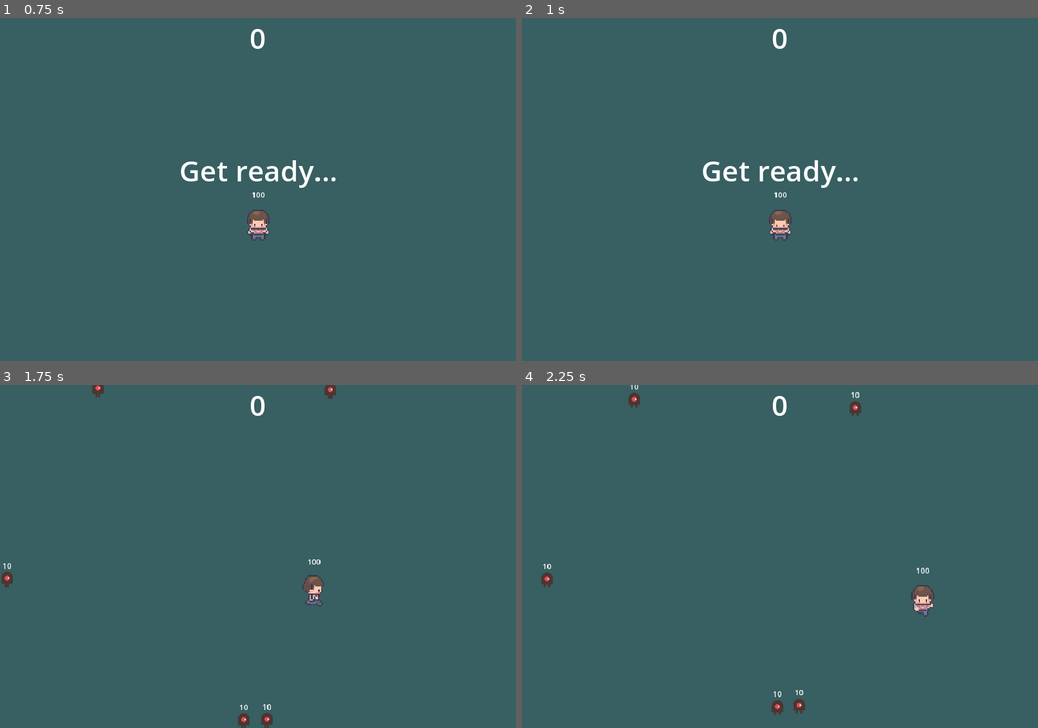
Above: before the commit, frames 1-4 (two rows, left to right).
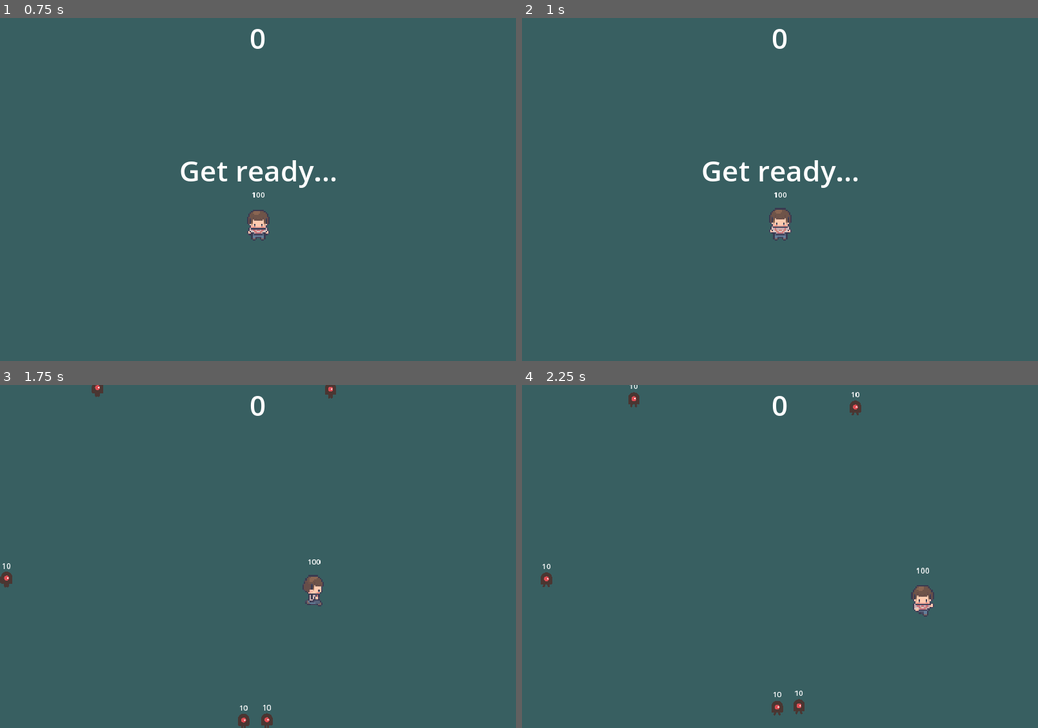
Above: after the commit, the same moments.

Repository: LimZiJia/SurviveTheSemester
Game: Godot game, scene res://gui/start_screen.tscn
Same seed, same stepped clock (60 frames per second), same inputs: the game is played once before the commit and once after it.
Inputs (mouse positions are in pixels of both pictures, inside the frame that each line leads up to):
- Up to frame 1 (0.75 s): click "Start" at 0.5 s
- Up to frame 2 (1 s): no input
- Up to frame 3 (1.75 s): tap Enter (start_game) at 1.25, 1.55 s; move the mouse to (371, 539) at 1.27 s; hold D (move_right) from 1.28 s (still down); tap Space (attack) at 1.35 s
- Up to frame 4 (2.25 s): move the mouse to (676, 573) at 2.02 s; release D (move_right) at 2.03 s; hold S (move_down) from 2.03 s (still down); tap Enter (start_game) at 2.1 s

Frame 1 is identical in both runs. In frame 2, 0.1% of the frame differs, in the area x 47-53%, y 55-64%; in frame 3, 0.1%; in frame 4, 0.1%.

Commit message:
Added global scripts
1) Added global scripts for Events, SceneChanger and GameManager.
2) Refactored code for all changes in scenes (e.g. new game) using new global scripts

Diff:
--- a/characters/player/player.gd
+++ b/characters/player/player.gd
@@ -20,7 +20,7 @@
 	health.dead.connect(_on_dead)
 	health.damaged.connect(_on_damaged)
 
-func _physics_process(delta) -> void:
+func _physics_process(_delta: float) -> void:
 	# Movement
 	var dir = Vector2.ZERO
 	dir.x = int(Input.is_action_pressed("move_right")) - \
@@ -65,22 +65,10 @@
 		$Melee.attack(facing)
 
 
-func start(new_position: Vector2) -> void:
-	position = new_position
-	velocity = Vector2.ZERO
-	animation_tree.set("parameters/Idle/blend_position", Vector2.DOWN)
-	animation_tree.set("parameters/Move/blend_position", Vector2.DOWN)
-	animation_tree.set("parameters/Hurt/blend_position", Vector2.DOWN)
-	facing = SOUTH
-	$HealthLabel.initialize_health()
-	show()
-	$HurtboxArea/CollisionShape2D.disabled = false
-
-
 func _on_dead():
 	hide()
 	$HurtboxArea/CollisionShape2D.set_deferred("disabled", true)
-	emit_signal("dead")
+	dead.emit()
 
 func _on_damaged():
 	is_damaged = true
--- /dev/null
+++ b/common/events.gd
@@ -0,0 +1,4 @@
+extends Node
+
+signal game_started
+signal game_restarted
--- /dev/null
+++ b/common/game_manager.gd
@@ -0,0 +1,14 @@
+extends Node
+
+func _ready() -> void:
+	Events.game_started.connect(_on_game_start)
+	Events.game_restarted.connect(_on_game_restart)
+
+func _on_game_start() -> void:
+	SceneChanger.change_scene("res://world/world.tscn")
+
+func _on_game_restart() -> void:
+	if get_tree().current_scene.name == "World":
+		SceneChanger.reload_scene()
+	else:
+		SceneChanger.change_scene("res://world/world.tscn")
--- /dev/null
+++ b/common/scene_changer.gd
@@ -0,0 +1,16 @@
+extends Node
+
+
+func reload_scene_with_delay(delay: float = 0) -> void:
+	await(get_tree().create_timer(delay).timeout)
+	get_tree().reload_current_scene()
+
+
+func reload_scene() -> void:
+	reload_scene_with_delay(0.0)
+
+
+func change_scene(scene: String, delay: float = 0) -> void:
+	await(get_tree().create_timer(delay).timeout)
+	if get_tree().change_scene_to_file(scene) != OK:
+		printerr("Failed to change to scene %s" % scene)
--- a/components/health_label.gd
+++ b/components/health_label.gd
@@ -12,23 +12,21 @@
 	horizontal_alignment = HORIZONTAL_ALIGNMENT_CENTER
 	vertical_alignment = VERTICAL_ALIGNMENT_CENTER
 
-func take_damage(dmg: float) -> void:
-	health -= dmg
-	health = clampf(health, 0, max_health)
+
+func _ready() -> void:
+	health = max_health
 	update_label()
-	if health == 0:
-		emit_signal("dead")
-	else:
-		emit_signal("damaged")
 
 
 func update_label() -> void:
 	text = str(int(round(health)))
 
 
-func initialize_health() -> void:
-	health = max_health
+func take_damage(dmg: float) -> void:
+	health -= dmg
+	health = clampf(health, 0, max_health)
 	update_label()
-
-func _ready() -> void:
-	initialize_health()
+	if health == 0:
+		dead.emit()
+	else:
+		damaged.emit()
--- a/gui/hud.gd
+++ b/gui/hud.gd
@@ -12,6 +12,7 @@
 func _ready() -> void:
 	play_button.pressed.connect(play_again)
 	main_menu_button.pressed.connect(go_to_main)
+	message_timer.timeout.connect(_on_message_timer_timeout)
 
 func update_score(score: int) -> void:
 	score_label.text = str(score)
@@ -25,6 +26,9 @@
 func hide_message() -> void:
 	message_label.hide()
 
+
+func hide_buttons() -> void:
+	buttons.hide()
 
 func show_message_with_time(text: String, time: float) -> void:
 	show_message(text)
@@ -40,12 +44,12 @@
 
 
 func play_again() -> void:
-	buttons.hide()
-	emit_signal("start_game")
+	Events.game_restarted.emit()
 
 
 func go_to_main() -> void:
-	get_tree().change_scene_to_file("res://gui/start_screen.tscn")
+	SceneChanger.change_scene("res://gui/start_screen.tscn")
+
 
 func _on_message_timer_timeout():
 	message_label.hide()
--- a/gui/hud.tscn
+++ b/gui/hud.tscn
@@ -42,7 +42,6 @@
 autowrap_mode = 2
 
 [node name="Buttons" type="HSplitContainer" parent="."]
-visible = false
 anchors_preset = 8
 anchor_left = 0.5
 anchor_top = 0.5
@@ -69,5 +68,3 @@
 
 [node name="MessageTimer" type="Timer" parent="."]
 one_shot = true
-
-[connection signal="timeout" from="MessageTimer" to="." method="_on_message_timer_timeout"]
--- a/gui/pause_menu.gd
+++ b/gui/pause_menu.gd
@@ -25,8 +25,9 @@
 
 func restart() -> void:
 	self.visible = false
+	Events.game_restarted.emit()
 	get_tree().paused = false
-	owner.restart_game()
+
 
 
 func return_to_main() -> void:
--- a/gui/start_screen.gd
+++ b/gui/start_screen.gd
@@ -1,6 +1,4 @@
 extends Control
-
-@export var game_scene: PackedScene
 
 @onready var start_button := \
 	$CenterContainer/MarginContainer/VBoxContainer/StartButton
@@ -13,4 +11,4 @@
 
 
 func start() -> void:
-	get_tree().change_scene_to_packed(game_scene)
+	Events.game_started.emit()
--- a/gui/start_screen.tscn
+++ b/gui/start_screen.tscn
@@ -1,8 +1,7 @@
-[gd_scene load_steps=4 format=3 uid="uid://bcarcud3krk67"]
+[gd_scene load_steps=3 format=3 uid="uid://bcarcud3krk67"]
 
 [ext_resource type="Script" path="res://gui/start_screen.gd" id="1_icddk"]
 [ext_resource type="Script" path="res://gui/hoverable_button.gd" id="1_ml0j7"]
-[ext_resource type="PackedScene" uid="uid://hvnfw5qagefd" path="res://world/world.tscn" id="2_j88bu"]
 
 [node name="StartScreen" type="Control"]
 layout_mode = 3
@@ -14,7 +13,6 @@
 grow_horizontal = 2
 grow_vertical = 2
 script = ExtResource("1_icddk")
-game_scene = ExtResource("2_j88bu")
 
 [node name="Background" type="ColorRect" parent="."]
 layout_mode = 1
--- a/project.godot
+++ b/project.godot
@@ -14,6 +14,12 @@
 run/main_scene="res://gui/start_screen.tscn"
 config/features=PackedStringArray("4.0", "GL Compatibility")
 config/icon="res://assets/icon.svg"
+
+[autoload]
+
+Events="*res://common/events.gd"
+SceneChanger="*res://common/scene_changer.gd"
+GameManager="*res://common/game_manager.gd"
 
 [display]
 
--- a/world/world.gd
+++ b/world/world.gd
@@ -2,39 +2,31 @@
 
 
 var score := 0
-var is_playing := false
+var is_playing := true
+
+@onready var player := $Player
+@onready var hud := $HUD
+@onready var wave_controller := $WaveController
+@onready var score_timer := $ScoreTimer
 
 func _ready() -> void:
-	new_game()
+	player.dead.connect(_on_player_dead)
+	hud.hide_buttons()
+
+	hud.show_message_with_time("Get ready...", 1.0)
+	await(get_tree().create_timer(1.0).timeout)
+
+	wave_controller.start()
+	score_timer.start()
 
 
-func new_game() -> void:
-	is_playing = true
-	score = 0
-	$HUD.update_score(score)
+func _on_player_dead() -> void:
+	is_playing = false
+	wave_controller.stop()
+	score_timer.stop()
+	get_tree().call_group("mobs", "stop")
 
-	get_tree().call_group("mobs", "queue_free")
-	$Player.start($StartMarker.position)
-
-	$HUD.show_message_with_time("Get ready...", 1.0)
-	await(get_tree().create_timer(1.0).timeout)
-	$ScoreTimer.start()
-	$WaveController.start()
-
-
-func game_over() -> void:
-	is_playing = false
-	get_tree().call_group("mobs", "stop")
-	$WaveController.stop()
-	$ScoreTimer.stop()
-	$HUD.show_game_over()
-
-
-func restart_game() -> void:
-	$WaveController.stop()
-	$ScoreTimer.stop()
-
-	new_game()
+	hud.show_game_over()
 
 
 func _input(event: InputEvent) -> void:
--- a/world/world.tscn
+++ b/world/world.tscn
@@ -47,6 +47,4 @@
 [node name="PauseMenu" parent="." instance=ExtResource("6_7j38u")]
 visible = false
 
-[connection signal="start_game" from="HUD" to="." method="new_game"]
-[connection signal="dead" from="Player" to="." method="game_over"]
 [connection signal="timeout" from="ScoreTimer" to="." method="_on_score_timer_timeout"]
